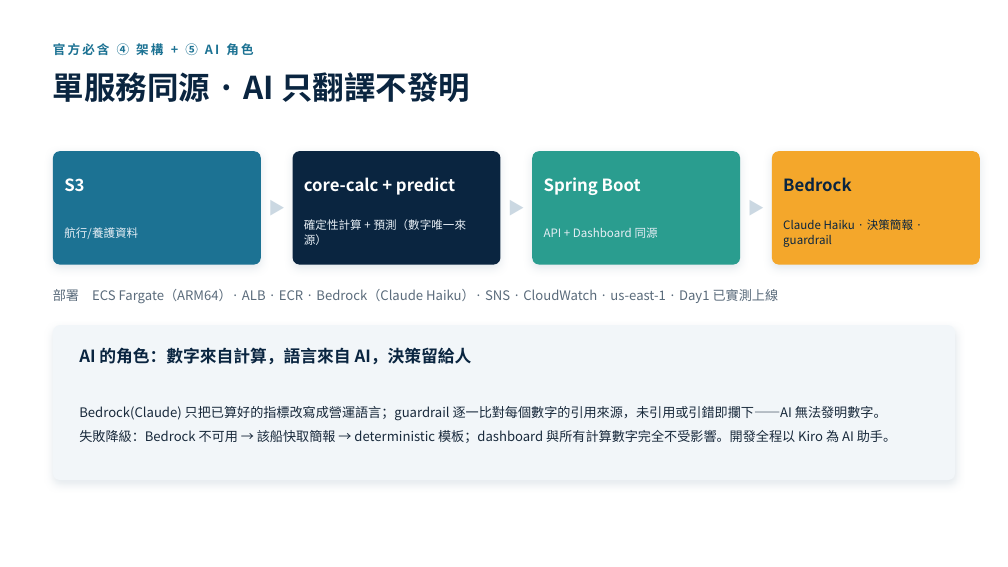
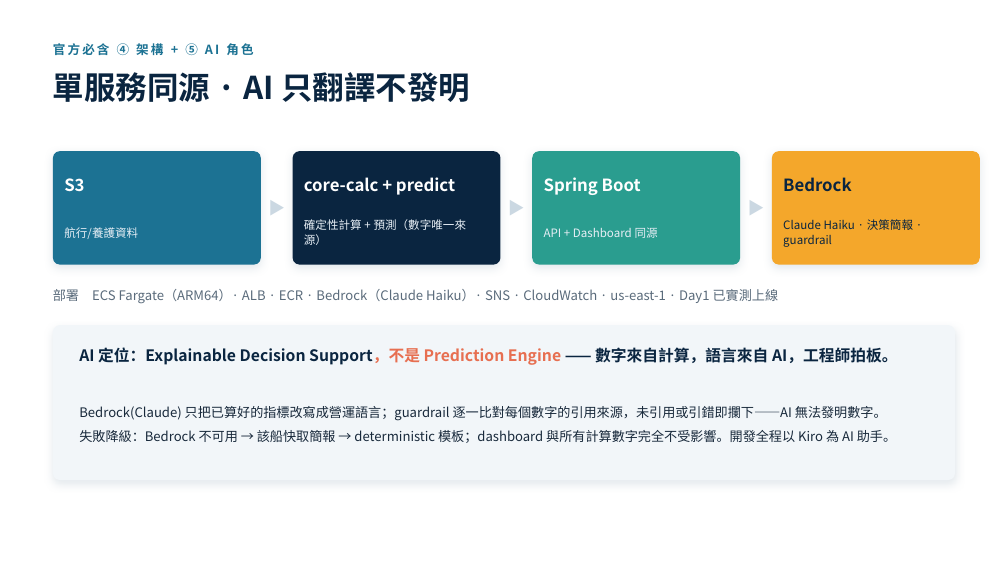
Before and after one commit to wsx5031060310guy/fleetmind-yang-ming-hackathon, a slide deck: slide 10 of apps/api/src/main/resources/static/proposal/fleetmind-proposal-deck.pptx. Drawn at 1008x567 pixels with LibreOffice and Linux fonts; fonts in the diff are those of the drawing. Boxes give left, top, right and bottom in pixels: in the first picture for what was removed or moved away, otherwise in the second. Text is boxed around its words. In the diff, an @@ line names an element or a change of style, - is before the commit and + after.

```diff
--- a/apps/api/src/main/resources/static/proposal/fleetmind-proposal-deck.pptx
+++ b/apps/api/src/main/resources/static/proposal/fleetmind-proposal-deck.pptx
@@ text at (79,347,898,365): text changed; size 16 to 15 pt @@
-AI 的角色：數字來自計算，語言來自 AI，決策留給人
+AI 定位：Explainable Decision Support，不是 Prediction Engine —— 數字來自計算，語言來自 AI，工程師拍板。
```
Also in this commit, not shown: 1 other slide changed, 8 other files.
